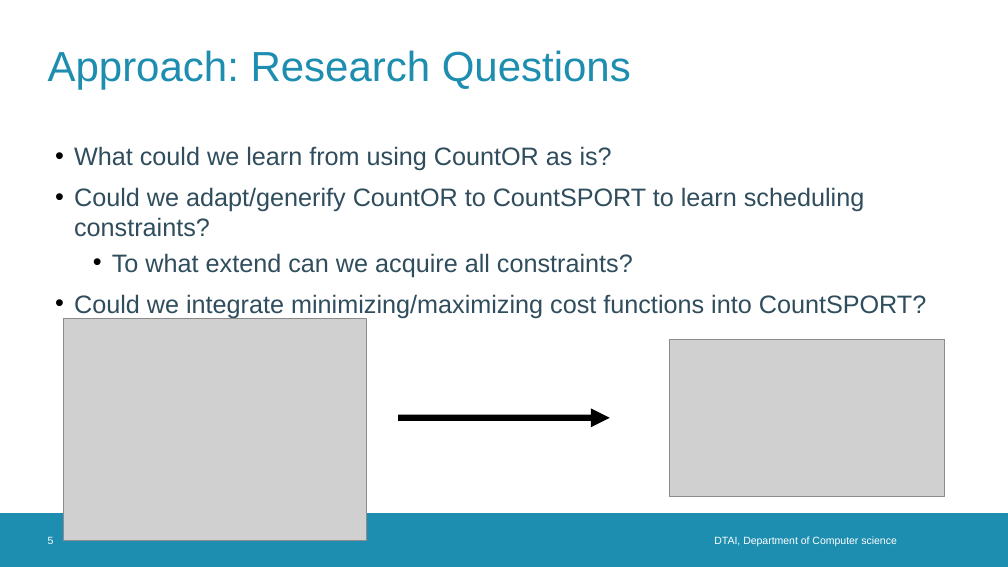
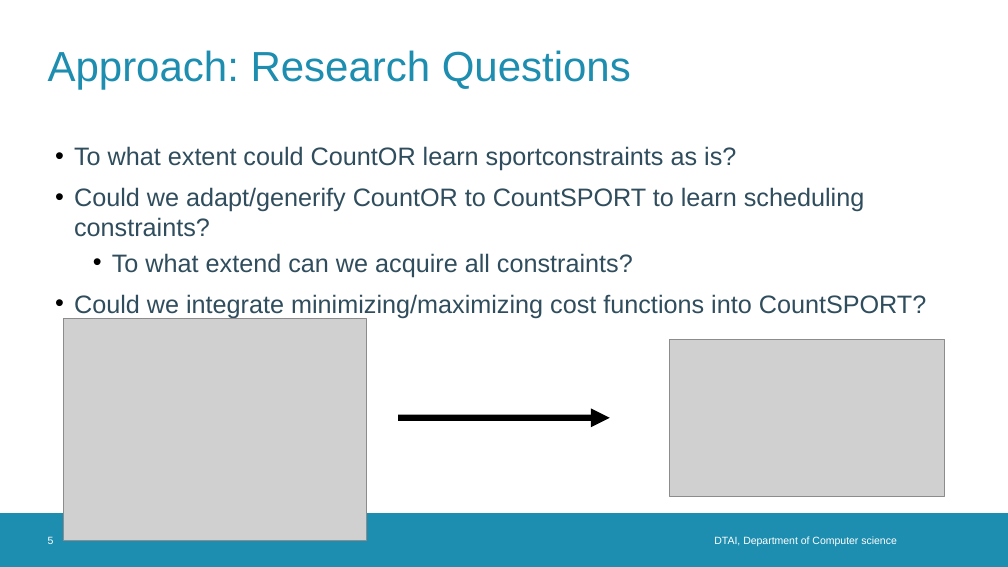
Before and after one commit to TomDBTechB/RoundRobinGenerator, a slide deck: slide 5 of Presentations/intermediate presentation 2.odp. Drawn at 1008x567 pixels with LibreOffice and Linux fonts; fonts in the diff are those of the drawing; grey boxes stand for pictures; background and template pictures are left out. Boxes give left, top, right and bottom in pixels: in the first picture for what was removed or moved away, otherwise in the second. Text is boxed around its words. In the diff, an @@ line names an element or a change of style, - is before the commit and + after.

```diff
--- a/Presentations/intermediate presentation 2.odp
+++ b/Presentations/intermediate presentation 2.odp
@@ text at [74, 146, 736, 171]: text changed @@
-• What could we learn from using CountOR as is?
+• To what extent could CountOR learn sportconstraints as is?
```
Also in this commit, not shown: 2 other slides changed, 2 slides added.
